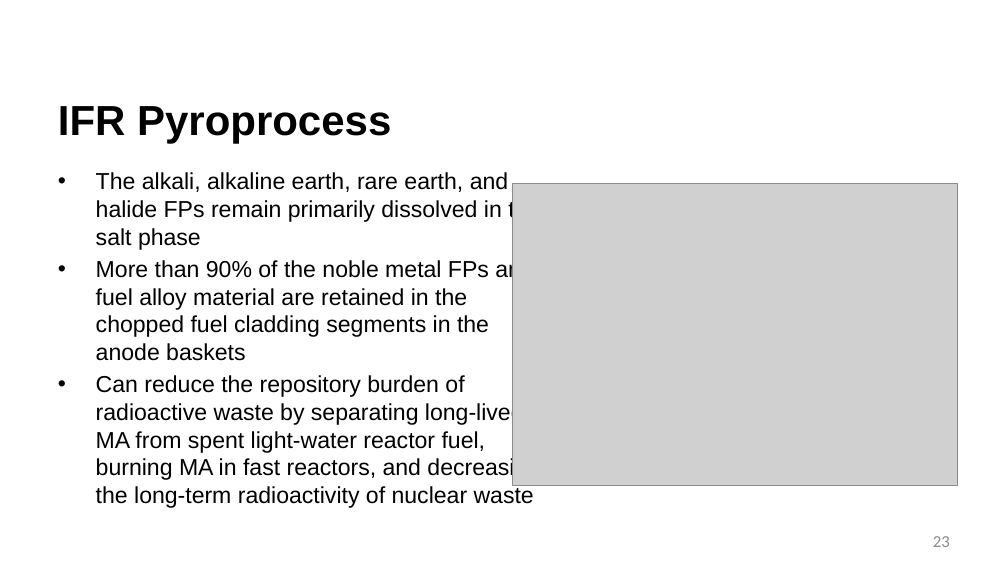
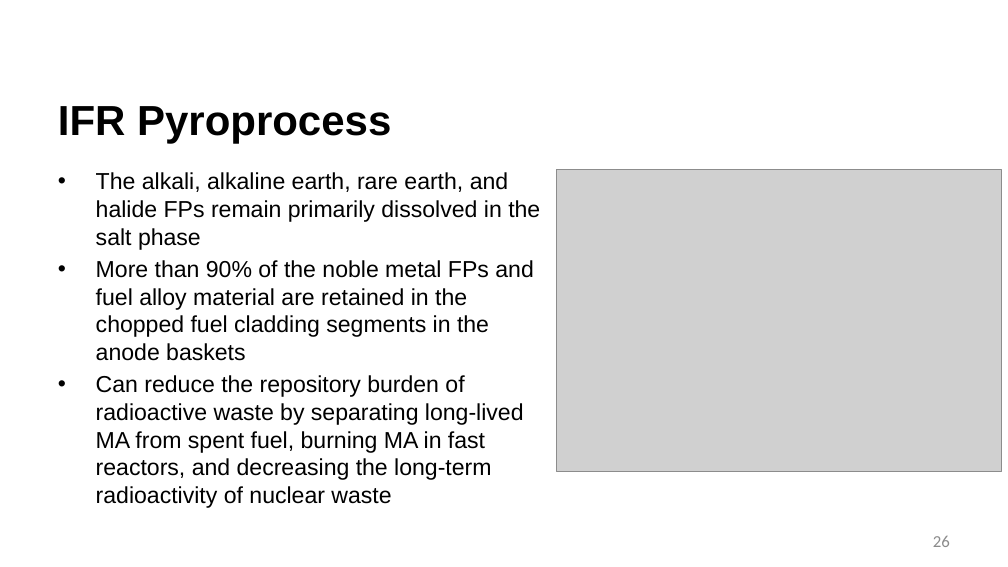
Before and after one commit to benbeeler/TEACHING, a slide deck: slide 26 of Advanced Reactor Materials/Fall2026/Lec11_SFRs.pptx (slide 23 before the commit). Drawn at 1008x567 pixels with LibreOffice and Linux fonts; fonts in the diff are those of the drawing; grey boxes stand for pictures; background and template pictures are left out. Boxes give left, top, right and bottom in pixels: in the first picture for what was removed or moved away, otherwise in the second. Text is boxed around its words. In the diff, an @@ line names an element or a change of style, - is before the commit and + after.

```diff
--- a/Advanced Reactor Materials/Fall2026/Lec11_SFRs.pptx
+++ b/Advanced Reactor Materials/Fall2026/Lec11_SFRs.pptx
@@ picture: place and size @@
-picture at <box>513,184,958,485</box>
+picture at <box>557,169,1002,471</box>
@@ text at <box>96,375,524,508</box>: text changed @@
-• Can reduce the repository burden of radioactive waste by separating long-lived MA from spent light-water reactor fuel, burning MA in fast reactors, and decreasing the long-term radioactivity of nuclear waste
+• Can reduce the repository burden of radioactive waste by separating long-lived MA from spent fuel, burning MA in fast reactors, and decreasing the long-term radioactivity of nuclear waste
@@ page number at <box>933,536,950,547</box>: text changed @@
-23
+26
```
Also in this commit, not shown: 9 other slides changed, 3 slides added, 12 other files.
